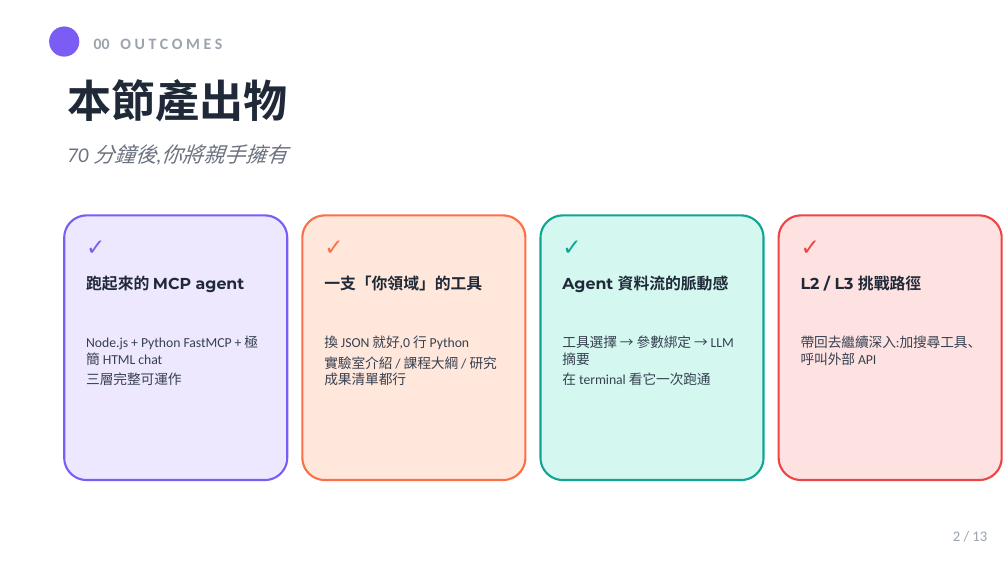
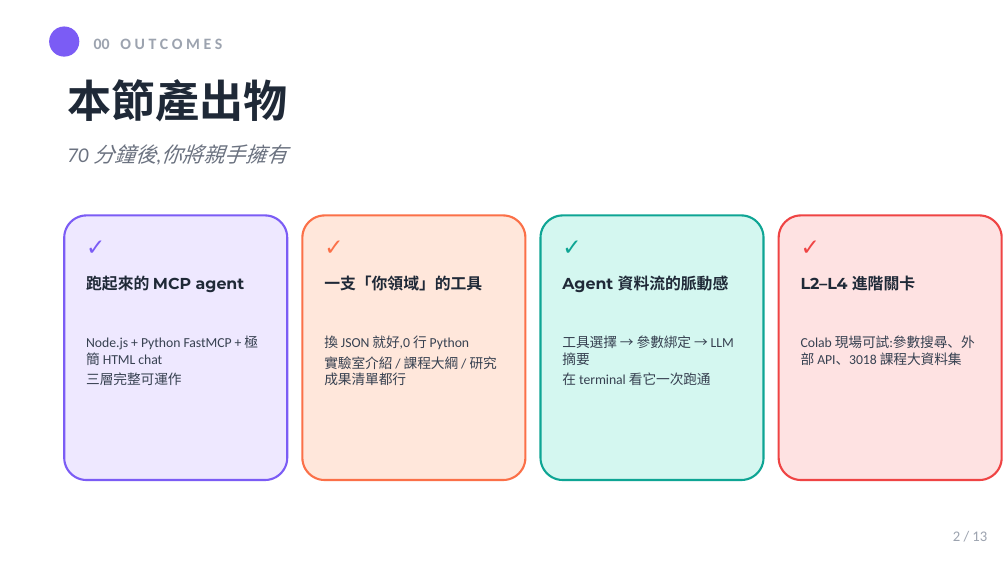
Before and after one commit to mjib007/nchu-mcp-workshop-2026, a slide deck: slide 2 of slides/04-hands-on-lab.pptx. Drawn at 1008x567 pixels with LibreOffice and Linux fonts; fonts in the diff are those of the drawing. Boxes give left, top, right and bottom in pixels: in the first picture for what was removed or moved away, otherwise in the second. Text is boxed around its words. In the diff, an @@ line names an element or a change of style, - is before the commit and + after.

Commit message:
fix(seg4-slides): hands-on 投影片對齊 Colab 現況
投影片還停在舊狀態(3 工具、L1-L3、無 Colab),跟 Colab notebook 對不上。修:
- quick_start boot log:3 工具 → 5 工具(+library +course),callout「5 支工具全 ✓」;
  副標加「零安裝可改用 Colab」
- L2/L3 preview → L1→L4(4 卡):加 L4 大資料集(course 3018 課),
  L2-L4 改標「Colab 內建·可現場試」(不再只是課後自修),callout 提 Colab 一鍵開
- outcomes 第 4 卡「L2/L3 挑戰路徑」→「L2-L4 進階關卡」,提 3018 課程大資料集

對齊後投影片講的工具數、Lab 關卡、執行路徑都跟 Colab 一致。

```diff
--- a/slides/04-hands-on-lab.pptx
+++ b/slides/04-hands-on-lab.pptx
@@ text at [801,275,915,291]: text changed @@
-L2 / L3 挑戰路徑
+L2–L4 進階關卡
@@ text at [801,335,975,365]: text changed @@
-帶回去繼續深入:加搜尋工具、呼叫外部 API
+Colab 現場可試:參數搜尋、外部 API、3018 課程大資料集
```
Also in this commit, not shown: 1 other slide changed, 1 slide added, 1 slide removed, 1 other file.
